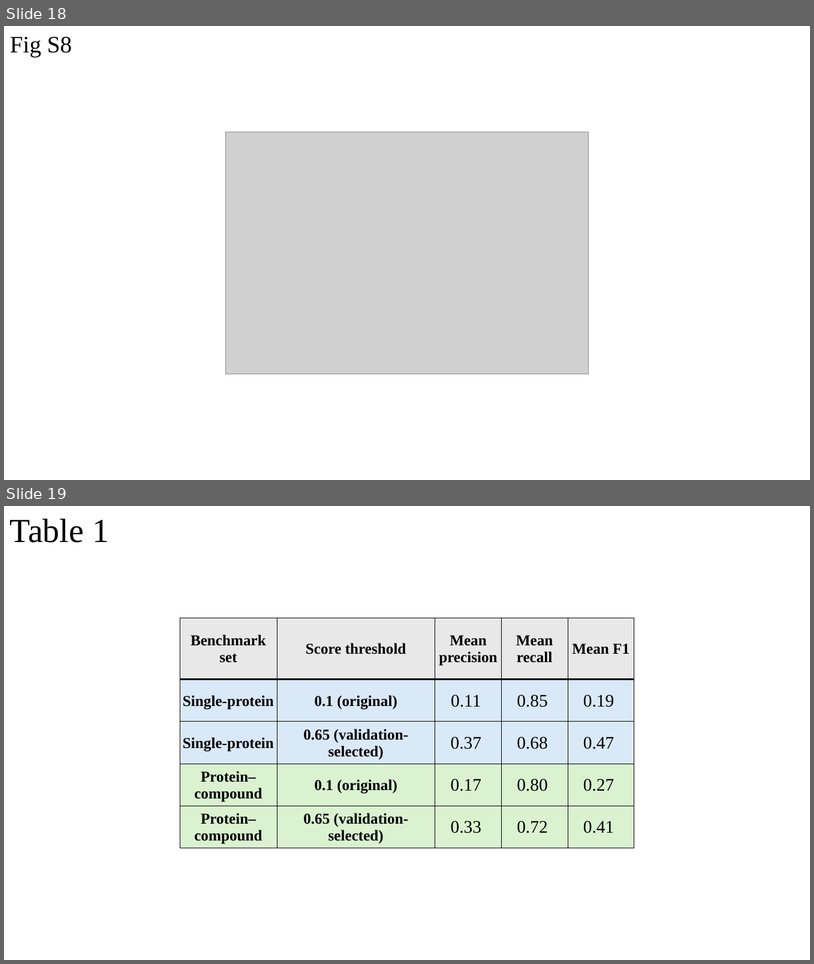
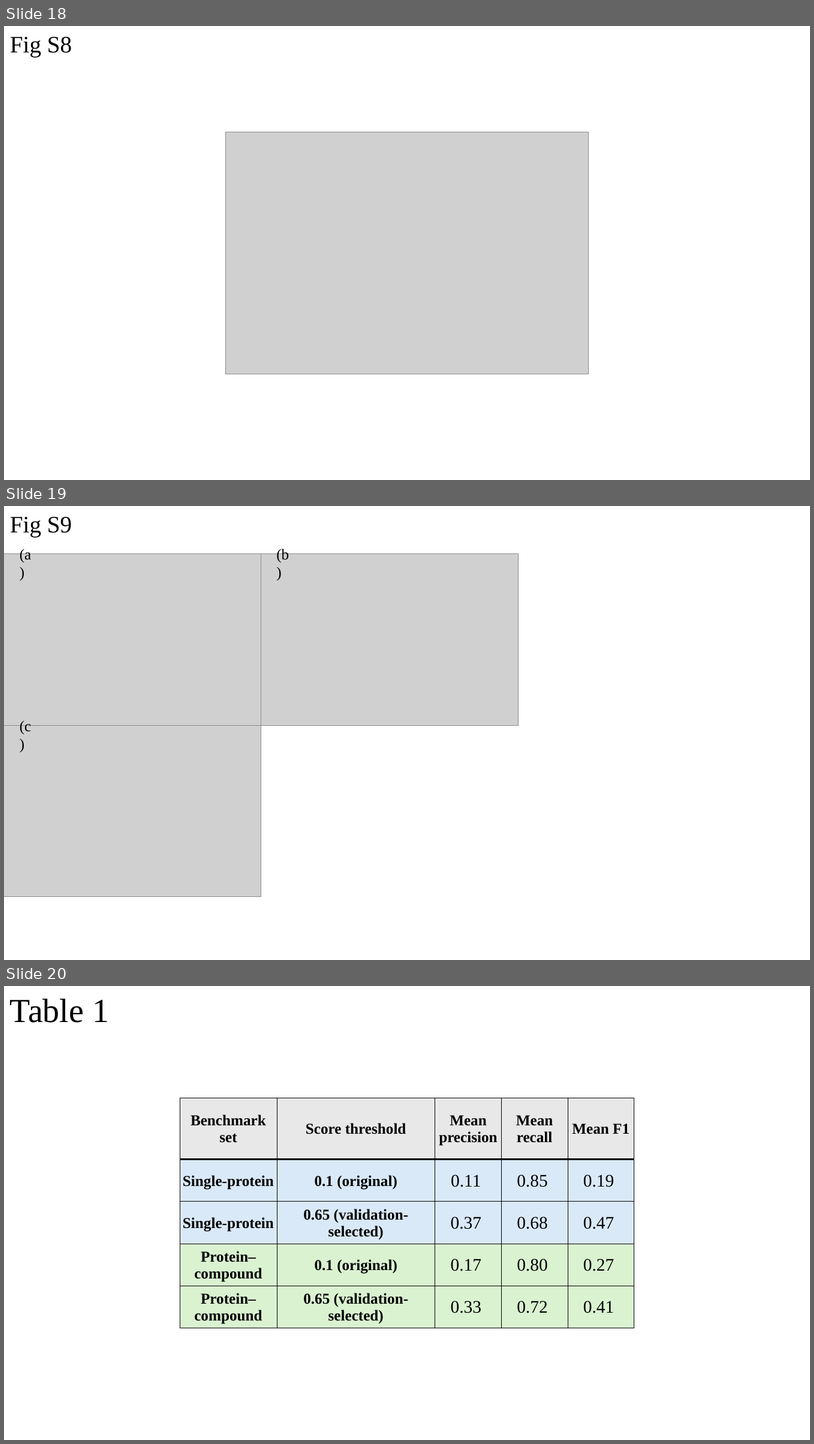
Before and after one commit to shadow1229/WatGNN_SI, a slide deck: manuscript_image/images.pptx. Shown one above the other, each under a label of ours: slides 18 and 19 before the commit, slides 18, 19 and 20 after it. The pictures are 814x964 and 814x1444 pixels, drawn with LibreOffice and Linux fonts; fonts in the diff are those of the drawing; grey boxes stand for pictures. Boxes give left, top, right and bottom in pixels: in the first picture for what was removed or moved away, otherwise in the second. Text is boxed around its words. In the diff, an @@ line names an element or a change of style, - is before the commit and + after.

```diff
--- a/manuscript_image/images.pptx
+++ b/manuscript_image/images.pptx
@@ slide 19 added at [4, 506, 810, 960], background #FFFFFF @@
@@ text added at [10, 517, 72, 537], 28 pt, text #000000 @@
+Fig S9
@@ picture added at [4, 554, 261, 725] @@
@@ text added at [20, 547, 32, 562], 18 pt, text #000000 @@
+(a)
@@ picture added at [261, 554, 518, 725] @@
@@ text added at [276, 547, 289, 562], 18 pt, text #000000 @@
+(b)
@@ text added at [20, 721, 32, 734], 18 pt, text #000000 @@
+(c)
@@ picture added at [4, 725, 261, 896] @@
@@ what was slide 19 is now slide 20 @@
```
